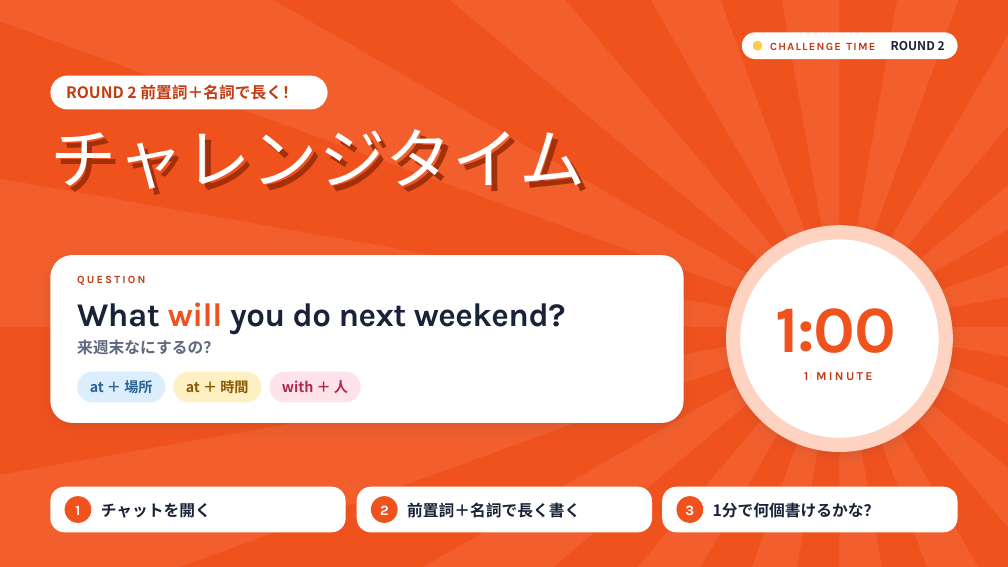
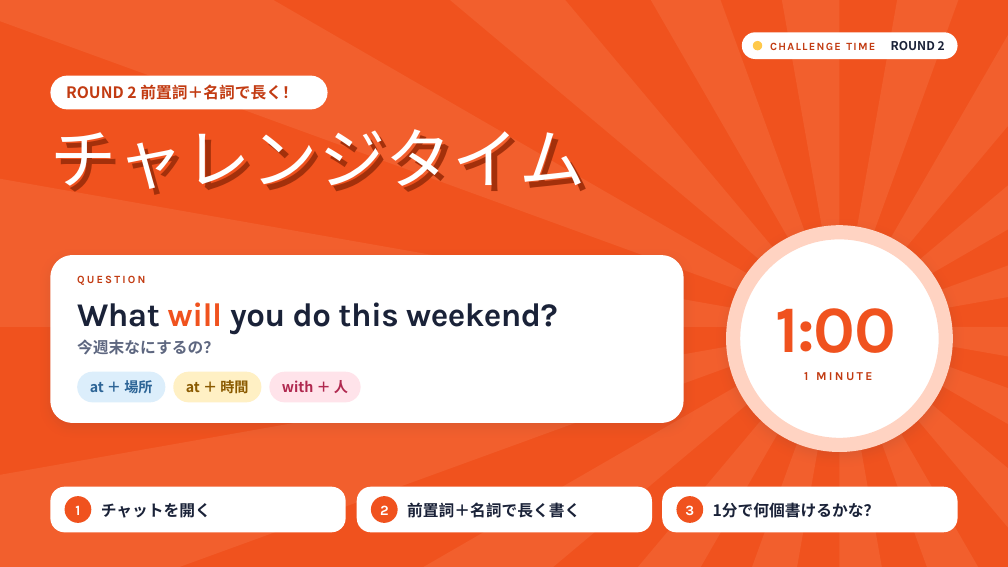
Before and after one commit to hinakajisaki-dev/hina-english, a slide deck: slide 12 of live/scott-will-can/scott-will-can.pptx. Drawn at 1008x567 pixels with LibreOffice and Linux fonts; fonts in the diff are those of the drawing. Boxes give left, top, right and bottom in pixels: in the first picture for what was removed or moved away, otherwise in the second. Text is boxed around its words. In the diff, an @@ line names an element or a change of style, - is before the commit and + after.

```diff
--- a/live/scott-will-can/scott-will-can.pptx
+++ b/live/scott-will-can/scott-will-can.pptx
@@ text at (x1=77, y1=302, x2=558, y2=334): text changed @@
-What will you do next weekend?
+What will you do this weekend?
@@ text at (x1=77, y1=339, x2=219, y2=355): text changed @@
-来週末なにするの？
+今週末なにするの？
```
Also in this commit, not shown: 10 other slides changed, 3 other files.
